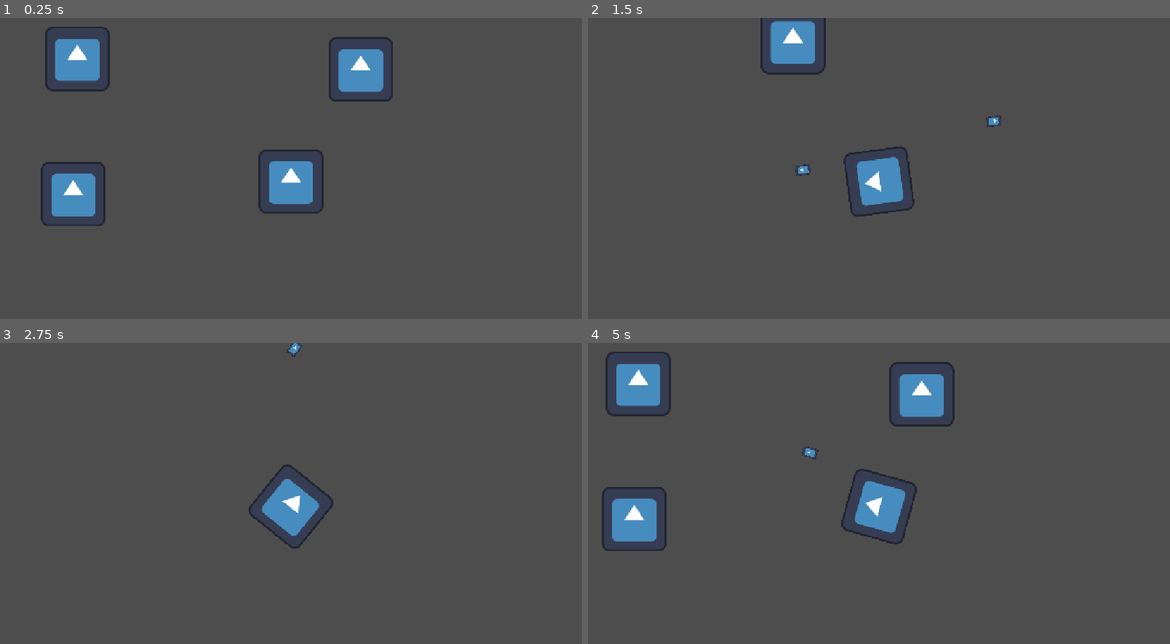
Above: before the commit, frames 1-4 (two rows, left to right).
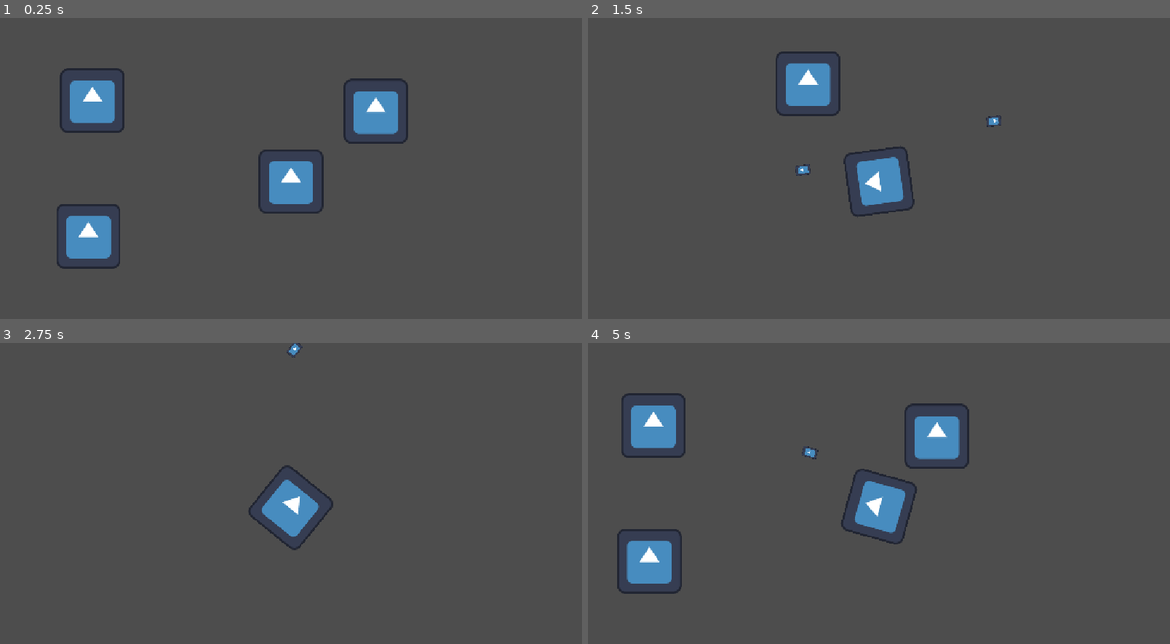
Above: after the commit, the same moments.

Repository: snwng/GMTK-Game-Jam-2026-entry
Game: Godot game, scene res://scenes/levels/main_scene.tscn
Two runs of this game, one before a commit and one after it. Both use one fixed random seed, a clock stepped at 60 frames per second and the inputs below. The engine's default icon, where the game draws it, is replaced by a stand-in: a white triangle on a blue panel in a dark square.
Inputs (mouse positions are in pixels of both pictures, inside the frame that each line leads up to):
- Up to frame 1 (0.25 s): no input
- Up to frame 2 (1.5 s): tap Enter at 0.5 s; move the mouse to (1007, 165) at 0.52 s; hold Right (move_right) 0.53-1.28 s; click (1007, 165) at 0.6 s; move the mouse to (762, 198) at 1.27 s; hold Down (move_down) from 1.28 s (still down); click (762, 198) at 1.35 s
- Up to frame 3 (2.75 s): move the mouse to (349, 433) at 2.02 s; release Down (move_down) at 2.03 s; hold Right (move_right) from 2.03 s (still down); click (349, 433) at 2.1 s
- Up to frame 4 (5 s): move the mouse to (849, 571) at 2.77 s; release Right (move_right) at 2.78 s; hold Up (move_up) 2.78-3.53 s; click (849, 571) at 2.85 s; move the mouse to (1053, 556) at 3.52 s; hold Left (move_left) from 3.53 s (still down); click (1053, 556) at 3.6 s; move the mouse to (704, 457) at 4.27 s; click (704, 457) at 4.35 s

The runs differ from the first frame. In frame 1, 7.9% of the frame differs, in the area x 7-71%, y 2-84%; in frame 2, 2.5%; in frame 3, 0.3%; in frame 4, 7.9%, in the area x 2-66%, y 2-84%.

Commit message:
Add camera effects and particle systems
- Implement screen shake, frame freeze, and a basic camera system
- Add an FX manager to handle particle spawns like hit particles
- Rename `Entity.gd` to lowercase `entity.gd` to match standard style
- Refactor the player, projectile, and game manager to utilize these new
  systems

Diff:
--- a/project.godot
+++ b/project.godot
@@ -18,6 +18,7 @@
 [autoload]
 
 Global="*uid://bnueitct7uygl"
+FxManager="uid://1gkabuflfklv"
 
 [debug]
 
--- a/scenes/entities/enemy.tscn
+++ b/scenes/entities/enemy.tscn
@@ -1,5 +1,6 @@
 [gd_scene format=3 uid="uid://nl7bcs3w2xfu"]
 
+[ext_resource type="Script" uid="uid://cior8sa8o1tr6" path="res://scripts/enemy.gd" id="1_67neu"]
 [ext_resource type="Texture2D" uid="uid://qnehj38t5cla" path="res://icon.svg" id="1_d7j71"]
 
 [sub_resource type="CircleShape2D" id="CircleShape2D_k12gj"]
@@ -8,6 +9,7 @@
 [node name="Enemy" type="Node2D" unique_id=108608531]
 
 [node name="CharacterBody2D" type="CharacterBody2D" parent="." unique_id=1461385682]
+script = ExtResource("1_67neu")
 
 [node name="Sprite2D" type="Sprite2D" parent="CharacterBody2D" unique_id=1026001430]
 texture = ExtResource("1_d7j71")
--- a/scenes/entities/player.tscn
+++ b/scenes/entities/player.tscn
@@ -2,7 +2,7 @@
 
 [ext_resource type="Script" uid="uid://cmj6jivon5luh" path="res://scripts/player_controller.gd" id="1_08t41"]
 [ext_resource type="Texture2D" uid="uid://qnehj38t5cla" path="res://icon.svg" id="1_ucweq"]
-[ext_resource type="PackedScene" uid="uid://ba30ixlkhjxbr" path="res://scenes/entities/bullet.tscn" id="2_1ie0h"]
+[ext_resource type="Script" uid="uid://c8606cj34t43w" path="res://scripts/camera_effects.gd" id="3_1ie0h"]
 
 [sub_resource type="CircleShape2D" id="CircleShape2D_wotii"]
 radius = 64.0
@@ -11,7 +11,6 @@
 
 [node name="CharacterBody2D" type="CharacterBody2D" parent="." unique_id=1476975616]
 script = ExtResource("1_08t41")
-Bullet_scene = ExtResource("2_1ie0h")
 
 [node name="Sprite2D" type="Sprite2D" parent="CharacterBody2D" unique_id=1092326956]
 texture = ExtResource("1_ucweq")
@@ -20,3 +19,11 @@
 shape = SubResource("CircleShape2D_wotii")
 
 [node name="Camera2D" type="Camera2D" parent="CharacterBody2D" unique_id=839453079]
+script = ExtResource("3_1ie0h")
+default_screen_shake_intensity = 8.0
+shake_decay = 0.95
+
+[node name="Timer" type="Timer" parent="CharacterBody2D" unique_id=121110270]
+autostart = true
+
+[connection signal="timeout" from="CharacterBody2D/Timer" to="CharacterBody2D" method="_on_timer_timeout"]
--- a/scenes/levels/main_scene.tscn
+++ b/scenes/levels/main_scene.tscn
@@ -2,7 +2,6 @@
 
 [ext_resource type="Script" uid="uid://bbw1h5vl235ro" path="res://scripts/game_manager.gd" id="1_6312j"]
 [ext_resource type="PackedScene" uid="uid://n6jtbrkeuo3d" path="res://scenes/entities/props.tscn" id="2_3ulyp"]
-[ext_resource type="PackedScene" uid="uid://dlju7bra6sm3n" path="res://scenes/entities/player.tscn" id="2_ybdc1"]
 
 [node name="MainScene" type="Node" unique_id=347612624]
 script = ExtResource("1_6312j")
@@ -23,6 +22,3 @@
 anchors_preset = 0
 offset_right = 40.0
 offset_bottom = 40.0
-
-[node name="Player" parent="." unique_id=674334736 instance=ExtResource("2_ybdc1")]
-position = Vector2(30, 83)
--- /dev/null
+++ b/scenes/particles/hit_particles.tscn
@@ -0,0 +1,34 @@
+[gd_scene format=3 uid="uid://dj01mhetyqjcb"]
+
+[ext_resource type="Texture2D" uid="uid://ck2phls8o514d" path="res://assets/sprites/particle_textures/circle.png" id="1_eiqdm"]
+[ext_resource type="Script" uid="uid://dbed060vunc7r" path="res://scripts/particles.gd" id="1_tbs0o"]
+
+[sub_resource type="Curve" id="Curve_r8uo8"]
+_data = [Vector2(0, 1), 0.0, 0.0, 0, 0, Vector2(1, 0.12173915), 0.0, 0.0, 0, 0]
+point_count = 2
+
+[sub_resource type="CurveTexture" id="CurveTexture_q6er6"]
+curve = SubResource("Curve_r8uo8")
+
+[sub_resource type="ParticleProcessMaterial" id="ParticleProcessMaterial_wotii"]
+particle_flag_disable_z = true
+direction = Vector3(0, -1, 0)
+spread = 90.0
+initial_velocity_min = 85.0
+initial_velocity_max = 95.0
+gravity = Vector3(0, 0, 0)
+scale_min = 0.099999994
+scale_max = 0.29999998
+scale_curve = SubResource("CurveTexture_q6er6")
+
+[node name="HitParticles" type="Node2D" unique_id=1787333664]
+script = ExtResource("1_tbs0o")
+
+[node name="GPUParticles2D" type="GPUParticles2D" parent="." unique_id=1954785938]
+emitting = false
+amount = 10
+texture = ExtResource("1_eiqdm")
+lifetime = 0.5
+one_shot = true
+explosiveness = 0.9
+process_material = SubResource("ParticleProcessMaterial_wotii")
--- /dev/null
+++ b/scripts/camera_effects.gd
@@ -0,0 +1,48 @@
+class_name Camera extends Camera2D
+
+@export var default_screen_shake_intensity: float = 5.0
+@export var default_screen_shake_duration: float = 0.5
+@export var shake_decay: float = 0.9
+@export var noise_frequency: float = 2.0
+
+var shake_intensity: float
+var shake_time: float = 0.0
+var total_shake_time: float = 0.0
+
+var noise: FastNoiseLite = FastNoiseLite.new()
+
+func _ready() -> void:
+	randomize()
+	noise.seed = randi()
+	noise.frequency = noise_frequency
+
+
+func _physics_process(delta: float) -> void:
+
+	if shake_time > 0.0:
+		shake_time -= delta
+		offset = Vector2(
+			noise.get_noise_2d(shake_time, 0) * shake_intensity,
+			noise.get_noise_2d(0, shake_time) * shake_intensity
+		)
+		shake_intensity *= shake_decay
+	else:
+		offset = lerp(offset, Vector2.ZERO, delta * 5.0)
+
+
+func screen_shake(
+	intensity: float = default_screen_shake_intensity,
+	duration: float = default_screen_shake_duration,
+) -> void:
+	randomize()
+	noise.seed = randi()
+
+	shake_intensity = intensity
+	shake_time = duration
+	total_shake_time = duration
+
+func frame_freeze(duration: float) -> void:
+	var original_time_scale: float = Engine.time_scale
+	Engine.time_scale = 0.0
+	await get_tree().create_timer(duration).timeout
+	Engine.time_scale = original_time_scale
--- /dev/null
+++ b/scripts/fx_manager.gd
@@ -0,0 +1,19 @@
+class_name FX_Manager extends Node
+
+
+const HITFX: PackedScene = preload("res://scenes/particles/hit_particles.tscn")
+
+
+func _ready() -> void:
+	Global.fx_manager = self
+
+
+func spawn_particles(particle_scene: PackedScene, position: Vector2, rotation: float = 0.0) -> void:
+	if not particle_scene:
+		print("Error: Particle scene is null")
+		return
+	var particles: Particles = particle_scene.instantiate()
+	particles.position = position
+	particles.rotation = rotation
+	Global.game_manager.add_2D_node(particles)
+	particles.start()
--- a/scripts/game_manager.gd
+++ b/scripts/game_manager.gd
@@ -1,10 +1,10 @@
 # This script is attached to the GameManager node and manages the game state, including loading and changing scenes, managing the player, and providing access to the current 2D and UI scenes.
 class_name GameManager extends Node
 
-@onready var world2D: Node = $World2D
-@onready var ui: Node = $UI
+@onready var world2D: Node2D = $World2D
+@onready var ui: Control = $UI
 
-var player: Node = null
+var player: Player = null
 var current_2D_scene: Node = null
 var current_UI_scene: Node = null
 
@@ -20,6 +20,7 @@
 	return self.player
 
 
+
 func get_current_2D_scene() -> Node:
 	# Get the current 2D scene node
 	return self.current_2D_scene
@@ -29,8 +30,8 @@
 	world2D.add_child(node)
 
 func load_player() -> void:
-	# Load the player scene and add it to the world2D node
-	pass
+	var player_scene: PackedScene = load("res://scenes/entities/player.tscn")
+	world2D.add_child(player_scene.instantiate())
 
 
 func close_scene(scene: Node, delete := true) -> void:
--- a/scripts/global.gd
+++ b/scripts/global.gd
@@ -1,8 +1,11 @@
+# This script is a singleton that holds global variables and functions for the game.
 extends Node
 
 var game_manager: GameManager
+var fx_manager: FX_Manager
 
 var language: int = 1
+
 
 func _ready() -> void:
 	pass
--- a/scripts/gun.gd
+++ b/scripts/gun.gd
@@ -1,6 +1,7 @@
 class_name Gun extends Weapon
 
 @onready var timer: Timer = $Timer
+@export var projectile: PackedScene
 
 
 func _ready() -> void:
--- /dev/null
+++ b/scripts/particles.gd
@@ -0,0 +1,8 @@
+class_name Particles extends Node2D
+
+
+func _ready() -> void:
+	$GPUParticles2D.finished.connect(queue_free)
+
+func start() -> void:
+	$GPUParticles2D.emitting = true
--- a/scripts/player_controller.gd
+++ b/scripts/player_controller.gd
@@ -2,6 +2,8 @@
 class_name Player extends Entity
 
 @export var weapon: Weapon
+
+var camera: Camera
 
 var mouse_captured: bool = false
 var can_interact: bool = true # This variable can be used to disable player interaction when needed, such as during cutscenes, dialogues, pauses, etc.
@@ -38,6 +40,8 @@
 
 
 func _ready() -> void:
+	Global.game_manager.player = self
+	camera = $Camera2D
 	capture_mouse()
 	var gun: PackedScene = load("res://scenes/entities/gun.tscn")
 	set_weapon(gun.instantiate())
@@ -63,3 +67,7 @@
 	var input_dir: Vector2 = Input.get_vector("move_left", "move_right", "move_up", "move_down") if can_interact else Vector2.ZERO
 	move(input_dir, delta)
 	move_and_slide()
+
+
+func _on_timer_timeout() -> void:
+	self.take_damage(1)
--- a/scripts/projectile.gd
+++ b/scripts/projectile.gd
@@ -29,3 +29,5 @@
 	if body is Entity:
 		body.take_damage(DAMAGE)
 	queue_free()
+	Global.fx_manager.spawn_particles(Global.fx_manager.HITFX, global_position, rotation - PI)
+	Global.game_manager.player.camera.screen_shake()
--- a/scripts/weapon.gd
+++ b/scripts/weapon.gd
@@ -1,7 +1,7 @@
+# This script is attached to the Weapon node and handles the firing of projectiles.
 class_name Weapon extends Node2D
 
 @export var Projectile_Spawn_Offset: float = 90.0
-@export var projectile: PackedScene
 @export var cooldown: float = 0.5
 
 var can_fire: bool = true
Binary file added: assets/sprites/particle_textures/circle.png
Not shown, added: assets/sprites/particle_textures/circle.png.import
Not shown, added: scripts/camera_effects.gd.uid
Renamed: scripts/Entity.gd -> scripts/entity.gd
Renamed: scripts/Entity.gd.uid -> scripts/entity.gd.uid
Not shown, added: scripts/fx_manager.gd.uid
Not shown, added: scripts/particles.gd.uid
